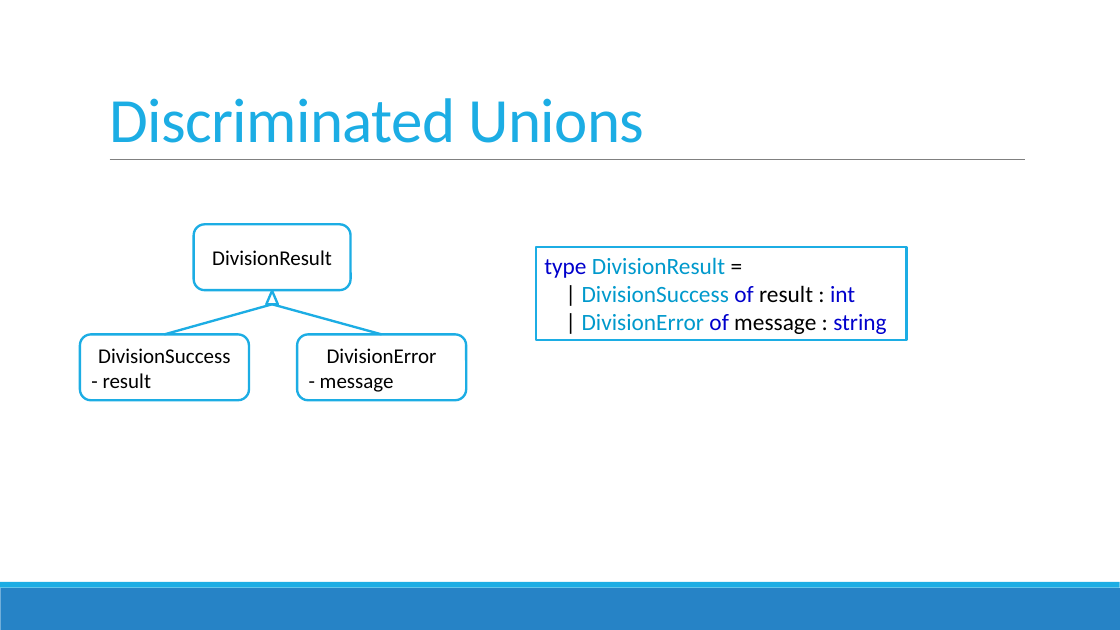
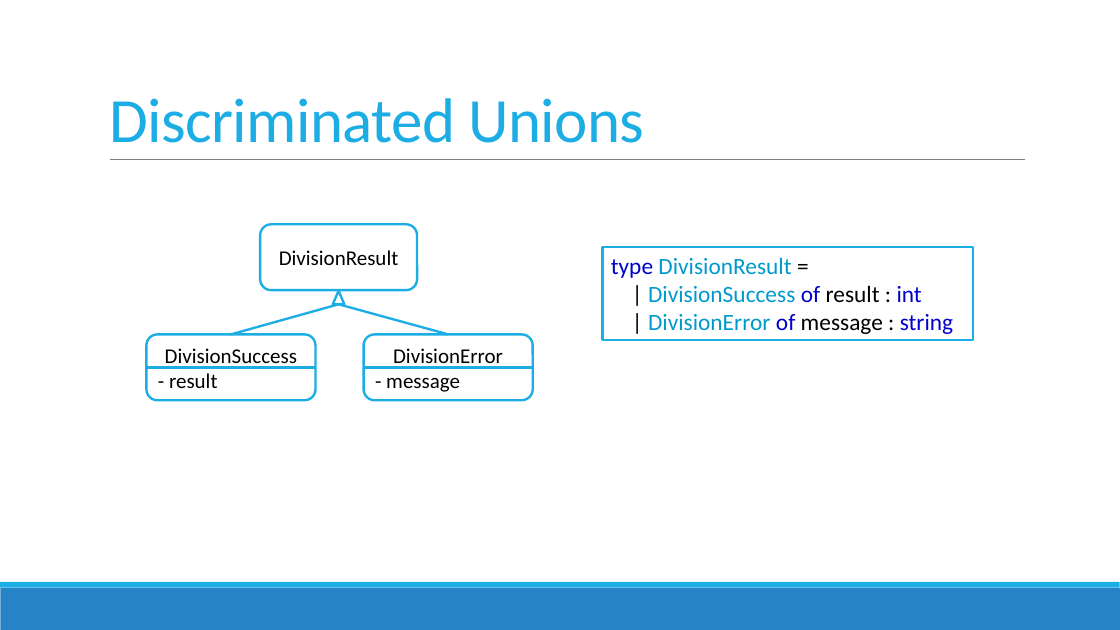
Before and after one commit to jorgef/fsharpworkshop, a slide deck: slide 34 of FSharpWorkshop_Slides.pptx. Drawn at 1120x630 pixels with LibreOffice and Linux fonts; fonts in the diff are those of the drawing. Boxes give left, top, right and bottom in pixels: in the first picture for what was removed or moved away, otherwise in the second. Text is boxed around its words. In the diff, an @@ line names an element or a change of style, - is before the commit and + after.

```diff
--- a/FSharpWorkshop_Slides.pptx
+++ b/FSharpWorkshop_Slides.pptx
@@ 3 rounded rectangles, 2 lines, 1 rectangle, 1 triangle: place and size @@
-3 rounded rectangles, 2 lines, 1 rectangle, 1 triangle at (80,224,907,400)
+3 rounded rectangles, 2 lines, 1 rectangle, 1 triangle at (146,224,973,400)
@@ line added from (316, 367) to (146, 367), #1CADE4 2 pt @@
@@ line added from (533, 367) to (364, 367), #1CADE4 2 pt @@
```
Also in this commit, not shown: 8 other slides changed, 1 other file.
